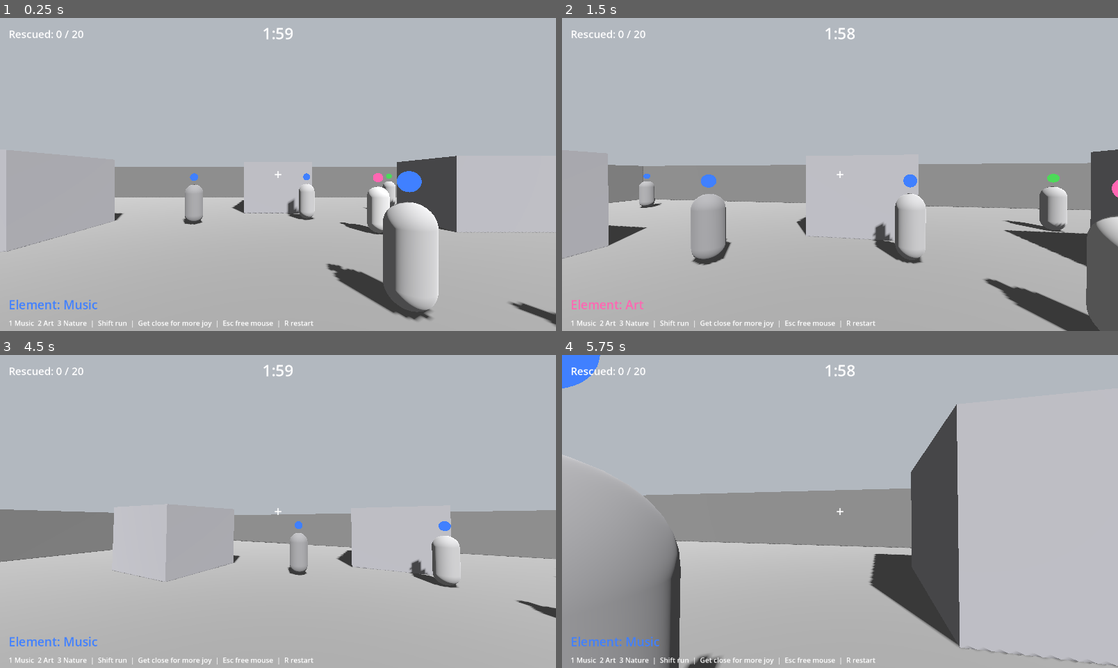
Above: before the commit, frames 1-4 (two rows, left to right).
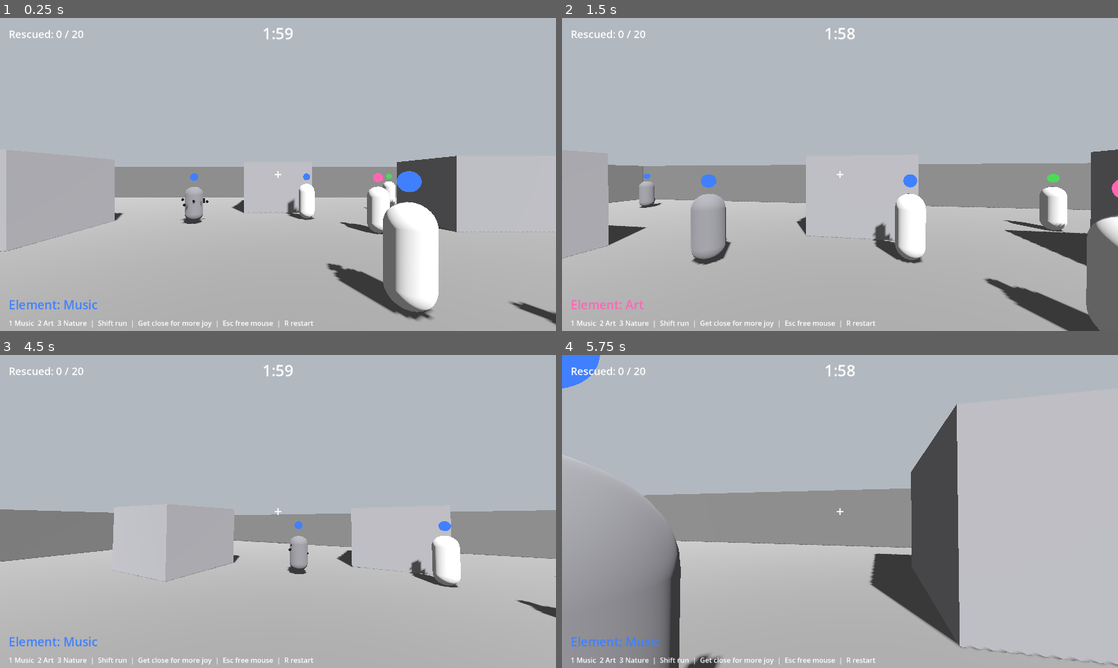
Above: after the commit, the same moments.

Repository: skarfacegc/PositiveFPS
Game: Godot game, scene res://main.tscn
Same seed, same stepped clock (60 frames per second), same inputs: the game is played once before the commit and once after it.
Inputs (mouse positions are in pixels of both pictures, inside the frame that each line leads up to):
- Up to frame 1 (0.25 s): no input
- Up to frame 2 (1.5 s): move the mouse to (867, 174) at 0.52 s; hold 1 (element_1) 0.53-1.28 s; hold W (move_forward) from 0.53 s (still down); click (867, 174) at 0.67 s; tap Space (jump) at 0.77 s; move the mouse to (812, 174) at 1.27 s; tap 2 (element_2) at 1.35 s
- Up to frame 3 (4.5 s): keep holding W (move_forward); tap Space (jump) at 1.52, 3.02, 3.77 s; move the mouse to (289, 505) at 2.02 s; hold 3 (element_3) 2.03-2.78 s; move the mouse to (272, 517) at 2.77 s; tap Mouse wheel down (element_next) at 2.85 s; click (272, 517) at 2.92 s; tap Enter at 3.5 s; move the mouse to (316, 514) at 3.52 s; hold Mouse wheel up (element_prev) 3.53-4.28 s; tap R (restart) at 4.25 s; move the mouse to (233, 508) at 4.27 s; click (233, 508) at 4.35 s
- Up to frame 4 (5.75 s): keep holding W (move_forward); tap Space (jump) at 4.52 s; move the mouse to (845, 511) at 5.02 s; hold Shift (run) from 5.03 s (still down); click (845, 511) at 5.17 s

The runs differ from the first frame. In frame 1, 3.2% of the frame differs, in the area x 0-100%, y 52-98%; in frame 2, 2.2%; in frame 3, 0.8%; in frame 4, 0.2%.

Commit message:
Round 3 gameplay: stepped gloom, painted ground, relapse warnings
- Rescues ~25% faster (JOY_PER_SHOT 37.5)
- Lower-tier floating numbers larger and outlined
- Three stepped grey levels with darken/lighten moments; only dark people spread, with dark wisps
- Painted ground tiles replace zone circles; paint spreads and fades
- Rescued people flicker, wobble and show "!" before relapsing; relapse burst and alert

Co-Authored-By: Claude Haiku 5.5 <noreply@anthropic.com>

Diff:
--- a/scripts/config.gd
+++ b/scripts/config.gd
@@ -10,7 +10,7 @@
 const ELEMENT_NAMES := ["Music", "Art", "Nature"]
 
 # Colours for each element, in the same order as the Element enum.
-# They are used for the person's floating marker, the beam, and the HUD text.
+# They are used for the person's floating marker, the beam, the HUD text and the painted ground.
 const ELEMENT_COLORS := [Color(0.25, 0.5, 1.0), Color(1.0, 0.4, 0.7), Color(0.3, 0.85, 0.35)]
 
 # Grey used for level geometry (the floor, walls and blocks use their own greys in main.gd).
@@ -22,11 +22,11 @@
 # How many people are spawned in the plaza. Rescuing all of them ends the round early.
 const PEOPLE_COUNT := 20
 
-# Joy needed for a person at full strength (a fully dark person needs more, see GLOOM_JOY_EXTRA).
+# Joy needed for a person at light grey (darker levels need more, see LEVEL_JOY_MULT).
 const JOY_MAX := 1000.0
 
 # Base joy added by one beam hit, before the element multiplier and distance falloff are applied.
-const JOY_PER_SHOT := 30.0
+const JOY_PER_SHOT := 37.5
 
 # How many beam shots the player can fire per second while holding the fire button.
 const SHOTS_PER_SECOND := 8.0
@@ -56,29 +56,40 @@
 const FALLOFF_FAR := 22.0    # Metres. Weakest strength at or beyond this.
 const FALLOFF_MIN := 0.25    # Strength at or beyond FALLOFF_FAR (25%).
 
-# Gloom: how grey a person is, from 0.0 (light grey) to 1.0 (nearly black).
-const GLOOM_START_MIN := 0.0          # Random starting gloom for each person, lowest...
-const GLOOM_START_MAX := 0.5          # ...and highest.
-const GLOOM_GROWTH := 0.006           # Gloom gained per second by an unrescued person, base rate.
+# Gloom: a hidden 0.0 (light) to 1.0 (nearly black) value. It is shown as three stepped levels.
+const GLOOM_START_MIN := 0.0            # Random starting gloom for each person, lowest...
+const GLOOM_START_MAX := 0.5            # ...and highest.
+const GLOOM_GROWTH := 0.006             # Gloom gained per second by an unrescued person, base rate.
 const GLOOM_GROWTH_PER_METER := 0.0008  # Extra gloom per second for each metre from the nearest colour zone.
-const ZONE_RADIUS := 6.0              # Each rescued person creates a colour zone of this radius (metres).
-const ZONE_HEAL := 0.02               # Gloom lost per second by unrescued people inside a colour zone.
-const SPREAD_THRESHOLD := 0.5         # People darker than this spread darkness to those nearby.
-const SPREAD_RADIUS := 6.0            # How far darkness spreads (metres).
-const SPREAD_GLOOM_RATE := 0.03       # Gloom per second given to nearby unrescued people (scaled by darkness).
-const SPREAD_DRAIN_RATE := 60.0       # Joy per second drained from nearby rescued people (scaled by darkness).
-const GLOOM_JOY_EXTRA := 1.0          # Joy needed = JOY_MAX * (1 + gloom * this). Fully dark needs double.
+const ZONE_RADIUS := 6.0                # Each rescued person creates a colour zone of this radius (metres).
+const ZONE_HEAL := 0.02                 # Gloom lost per second by unrescued people inside a colour zone.
+const SPREAD_RADIUS := 6.0              # How far darkness spreads from a dark person (metres).
+const SPREAD_GLOOM_RATE := 0.03         # Gloom per second given to nearby unrescued people by a dark person.
+const SPREAD_DRAIN_RATE := 60.0         # Joy per second drained from nearby rescued people by a dark person.
+
+# The three visible grey levels. Gloom below the first step is light, below the second is grey, else dark.
+const GLOOM_LEVEL_STEPS := [0.34, 0.67]
+# Body colour for each level (0 light, 1 grey, 2 dark).
+const LEVEL_COLORS := [Color(0.82, 0.82, 0.82), Color(0.5, 0.5, 0.52), Color(0.16, 0.16, 0.18)]
+# Joy needed at each level, as a multiple of JOY_MAX. Darker people need more joy.
+const LEVEL_JOY_MULT := [1.0, 1.5, 2.0]
+# Only people at this level or darker spread darkness (2 = only dark people).
+const SPREAD_LEVEL := 2
 
 # Joy fading: partly-helped people drain back toward grey if nobody keeps hitting them.
-const JOY_FADE_DELAY := 1.5           # Seconds without a hit before an unrescued person's joy starts to fade.
-const JOY_FADE_RATE := 120.0          # Joy lost per second while fading.
+const JOY_FADE_DELAY := 1.5             # Seconds without a hit before an unrescued person's joy starts to fade.
+const JOY_FADE_RATE := 120.0            # Joy lost per second while fading.
 
 # Relapse: a rescued person whose joy falls below this fraction of their joy needed turns grey again.
 const RELAPSE_FRACTION := 0.5
+# Warning: below this fraction a rescued person starts flickering and shows "!" (before they relapse).
+const WARN_FRACTION := 0.85
 
-# The colours people fade between as their gloom changes.
-const LIGHT_GREY := Color(0.78, 0.78, 0.78)
-const DARK_GREY := Color(0.18, 0.18, 0.2)
+# Painted ground: tiles around rescued people take on their element colour.
+const GROUND_GREY := Color(0.5, 0.5, 0.5)  # Unpainted ground colour.
+const GROUND_PAINT_STRENGTH := 0.75        # How strongly the paint colour shows right next to a rescued person (0-1).
+const GROUND_PAINT_SPEED := 0.15           # How fast each tile moves toward its target colour per update (0-1).
+const GROUND_UPDATE_INTERVAL := 0.1        # Seconds between ground colour updates.
 
 # Show the Borderlands-style floating joy numbers when a beam hits someone.
 const NUMBERS_ENABLED := true
@@ -110,6 +121,15 @@
 	return lerpf(1.0, FALLOFF_MIN, t)
 
 
+# Returns the visible grey level (0 light, 1 grey, 2 dark) for a hidden gloom value.
+static func gloom_level(g: float) -> int:
+	if g < GLOOM_LEVEL_STEPS[0]:
+		return 0
+	if g < GLOOM_LEVEL_STEPS[1]:
+		return 1
+	return 2
+
+
 # Returns the names of all buildings unlocked by `count` rescued people.
 static func buildings_for(count: int) -> Array:
 	var result: Array = []
--- a/scripts/main.gd
+++ b/scripts/main.gd
@@ -6,6 +6,9 @@
 
 # Seed for the random number generator, so people appear in the same places every run.
 const PEOPLE_SEED := 42
+
+# The floor is this many tiles along each side (one metre per tile).
+const TILE_COUNT := 40
 
 # Centres of the six building blocks. Each one is 4 x 3 x 4 in size.
 const BLOCK_POSITIONS := [
@@ -26,12 +29,18 @@
 var time_left := Config.ROUND_SECONDS
 var rescued_count := 0
 var running := true
+# Painted ground: one tile per metre of floor, coloured through a MultiMesh.
+var ground_mm: MultiMesh
+var tile_centers: Array = []
+var tile_colors: Array = []
+var _paint_timer := 0.0
 
 
 func _ready() -> void:
 	_setup_input()
 	_setup_environment()
 	_build_level()
+	_build_ground()
 
 	player = PlayerScript.new()
 	player.position = Vector3(0, 1, 0)
@@ -56,6 +65,10 @@
 	_update_gloom(delta)
 	for p in people:
 		p.tick(delta)
+	_paint_timer += delta
+	if _paint_timer >= Config.GROUND_UPDATE_INTERVAL:
+		_paint_timer = 0.0
+		_update_ground()
 	if time_left <= 0.0:
 		time_left = 0.0
 		_end_round("Time's up!")
@@ -67,7 +80,7 @@
 
 
 # Gloom: unrescued people darken over time (faster far from colour zones), heal inside a zone,
-# and very dark people spread darkness to neighbours (and drain joy from rescued ones).
+# and dark people spread darkness to neighbours (and drain joy from rescued ones).
 func _update_gloom(delta: float) -> void:
 	var zones: Array = []
 	for p in people:
@@ -86,20 +99,73 @@
 			p.gloom += (Config.GLOOM_GROWTH + Config.GLOOM_GROWTH_PER_METER * nearest) * delta
 		p.gloom = clampf(p.gloom, 0.0, 1.0)
 
-	var threshold := Config.SPREAD_THRESHOLD
-	for p in people:
-		if p.is_rescued or p.gloom <= threshold:
+	for p in people:
+		if p.is_rescued or Config.gloom_level(p.gloom) < Config.SPREAD_LEVEL:
 			continue
-		var strength: float = (p.gloom - threshold) / (1.0 - threshold)
 		for q in people:
 			if q == p:
 				continue
 			if _flat_dist(p.global_position, q.global_position) > Config.SPREAD_RADIUS:
 				continue
 			if q.is_rescued:
-				q.drain_joy(Config.SPREAD_DRAIN_RATE * strength * delta)
+				q.drain_joy(Config.SPREAD_DRAIN_RATE * delta)
 			else:
-				q.gloom = clampf(q.gloom + Config.SPREAD_GLOOM_RATE * strength * delta, 0.0, 1.0)
+				q.gloom = clampf(q.gloom + Config.SPREAD_GLOOM_RATE * delta, 0.0, 1.0)
+
+
+# Builds the painted ground: a grid of flat tiles just above the floor, coloured per instance.
+func _build_ground() -> void:
+	ground_mm = MultiMesh.new()
+	ground_mm.transform_format = MultiMesh.TRANSFORM_3D
+	ground_mm.use_colors = true
+	ground_mm.instance_count = TILE_COUNT * TILE_COUNT
+	var plane := PlaneMesh.new()
+	plane.size = Vector2(1, 1)
+	ground_mm.mesh = plane
+
+	var i := 0
+	for ix in range(TILE_COUNT):
+		for iz in range(TILE_COUNT):
+			var c := Vector3(-19.5 + ix, 0.01, -19.5 + iz)
+			tile_centers.append(c)
+			tile_colors.append(Config.GROUND_GREY)
+			ground_mm.set_instance_transform(i, Transform3D(Basis(), c))
+			ground_mm.set_instance_color(i, Config.GROUND_GREY)
+			i += 1
+
+	var mat := StandardMaterial3D.new()
+	mat.vertex_color_use_as_albedo = true
+	var mmi := MultiMeshInstance3D.new()
+	mmi.multimesh = ground_mm
+	mmi.material_override = mat
+	add_child(mmi)
+
+
+# Moves each tile's colour toward its target: the nearest rescued person's element colour near them,
+# otherwise plain grey. Edges are soft, and paint fades back out when people relapse.
+func _update_ground() -> void:
+	var rescued_people: Array = []
+	for p in people:
+		if p.is_rescued:
+			rescued_people.append(p)
+
+	for i in range(tile_centers.size()):
+		var c: Vector3 = tile_centers[i]
+		var target: Color = Config.GROUND_GREY
+		var best_dist := INF
+		var best_person = null
+		for p in rescued_people:
+			var d := _flat_dist(c, p.global_position)
+			if d < best_dist:
+				best_dist = d
+				best_person = p
+		if best_person != null and best_dist <= Config.ZONE_RADIUS:
+			var k := Config.GROUND_PAINT_STRENGTH * (1.0 - smoothstep(Config.ZONE_RADIUS * 0.6, Config.ZONE_RADIUS, best_dist))
+			target = Config.GROUND_GREY.lerp(Config.ELEMENT_COLORS[best_person.affinity], k)
+		var current: Color = tile_colors[i]
+		var next := current.lerp(target, Config.GROUND_PAINT_SPEED)
+		tile_colors[i] = next
+		ground_mm.set_instance_color(i, next)
 
 
 # Registers the input actions in code, but only if they do not already exist.
@@ -259,6 +325,7 @@
 func _on_person_relapsed() -> void:
 	rescued_count -= 1
 	hud.set_rescued(rescued_count, Config.PEOPLE_COUNT)
+	hud.show_alert("Someone lost their joy!")
 
 
 func _end_round(title: String) -> void:
--- a/scripts/person.gd
+++ b/scripts/person.gd
@@ -6,15 +6,18 @@
 var affinity: int = 0
 var joy := 0.0
 var is_rescued := false
-# How grey this person is: 0.0 = light grey, 1.0 = nearly black. Main.gd changes this each frame.
+# Hidden darkness value, 0.0 (light) to 1.0 (nearly black). Main.gd changes this each frame.
 var gloom := 0.0
+# The visible grey level (0 light, 1 grey, 2 dark). When it changes, a short moment plays.
+var level := 0
 # Seconds since this person was last hit by a beam.
 var _since_hit := 99.0
+# Seconds left to show the sad face after a relapse.
+var _sad_timer := 0.0
 var body_mat: StandardMaterial3D
 var label: Label3D
 var body: MeshInstance3D
-var disc: MeshInstance3D
-var _disc_mat: StandardMaterial3D
+var wisp: CPUParticles3D
 
 
 func _ready() -> void:
@@ -50,7 +53,7 @@
 	marker.material_override = marker_mat
 	add_child(marker)
 
-	# Shows the joy percentage, and a smiley when rescued.
+	# Shows the joy percentage, a warning, or a smiley.
 	label = Label3D.new()
 	label.position = Vector3(0, 2.5, 0)
 	label.billboard = BaseMaterial3D.BILLBOARD_ENABLED
@@ -60,29 +63,36 @@
 	label.text = ""
 	add_child(label)
 
-	# A flat coloured disc on the ground: the colour zone (rescued) or the darkness spread (dark).
-	disc = MeshInstance3D.new()
-	var disc_mesh := CylinderMesh.new()
-	disc_mesh.top_radius = Config.ZONE_RADIUS
-	disc_mesh.bottom_radius = Config.ZONE_RADIUS
-	disc_mesh.height = 0.02
-	disc.mesh = disc_mesh
-	disc.position = Vector3(0, 0.02, 0)
-	_disc_mat = StandardMaterial3D.new()
-	_disc_mat.shading_mode = BaseMaterial3D.SHADING_MODE_UNSHADED
-	_disc_mat.transparency = BaseMaterial3D.TRANSPARENCY_ALPHA
-	_disc_mat.no_depth_test = false
-	_disc_mat.cull_mode = BaseMaterial3D.CULL_DISABLED
-	disc.material_override = _disc_mat
-	disc.visible = false
-	add_child(disc)
+	# Dark wisps drift up from dark people (only while the person is at the dark level).
+	wisp = CPUParticles3D.new()
+	wisp.position = Vector3(0, 1.0, 0)
+	wisp.amount = 12
+	wisp.lifetime = 1.5
+	wisp.direction = Vector3.UP
+	wisp.spread = 25.0
+	wisp.initial_velocity_min = 0.5
+	wisp.initial_velocity_max = 0.7
+	wisp.gravity = Vector3(0, 0.3, 0)
+	wisp.emission_shape = CPUParticles3D.EMISSION_SHAPE_SPHERE
+	wisp.emission_sphere_radius = 0.5
+	var wisp_mesh := SphereMesh.new()
+	wisp_mesh.radius = 0.08
+	wisp_mesh.height = 0.16
+	var wisp_mat := StandardMaterial3D.new()
+	wisp_mat.shading_mode = BaseMaterial3D.SHADING_MODE_UNSHADED
+	wisp_mat.transparency = BaseMaterial3D.TRANSPARENCY_ALPHA
+	wisp_mat.albedo_color = Color(0.1, 0.1, 0.12, 0.6)
+	wisp_mesh.material = wisp_mat
+	wisp.mesh = wisp_mesh
+	wisp.emitting = false
+	add_child(wisp)
 
 	_update_visuals()
 
 
-# The joy this person needs to be rescued. Darker people need more.
+# The joy this person needs to be rescued. Darker levels need more.
 func joy_needed() -> float:
-	return Config.JOY_MAX * (1.0 + gloom * Config.GLOOM_JOY_EXTRA)
+	return Config.JOY_MAX * Config.LEVEL_JOY_MULT[Config.gloom_level(gloom)]
 
 
 # Called by the player's beam when it hits this person. Works on rescued people too (top-up).
@@ -101,14 +111,18 @@
 		_update_visuals()
 
 
-# Called every frame by main.gd: handles joy fading and refreshes the visuals.
+# Called every frame by main.gd: handles joy fading, level changes and visuals.
 func tick(delta: float) -> void:
 	_since_hit += delta
+	if _sad_timer > 0.0:
+		_sad_timer -= delta
 	if not is_rescued:
 		if _since_hit > Config.JOY_FADE_DELAY:
 			joy = maxf(0.0, joy - Config.JOY_FADE_RATE * delta)
 		if joy >= joy_needed():
 			_rescue()
+		else:
+			_check_level()
 	_update_visuals()
 
 
@@ -126,6 +140,7 @@
 func _rescue() -> void:
 	is_rescued = true
 	gloom = 0.0
+	level = 0
 	joy = minf(joy, Config.JOY_MAX)
 	_update_visuals()
 
@@ -142,18 +157,62 @@
 func _relapse() -> void:
 	is_rescued = false
 	gloom = maxf(gloom, 0.6)
+	level = Config.gloom_level(gloom)
 	_since_hit = 0.0
+	_sad_timer = 1.5
 	_update_visuals()
-
-	# A small slump so the player notices.
+	_puff(Color(0.15, 0.15, 0.18), 30)
+	_slump(0.85, 0.3)
+	relapsed.emit()
+
+
+# Fires a moment when the visible grey level changes: darker is a slump and dark puff, lighter is a sparkle.
+func _check_level() -> void:
+	var new_level := Config.gloom_level(gloom)
+	if new_level == level:
+		return
+	if new_level > level:
+		_slump(0.8, 0.35)
+		_puff(Color(0.15, 0.15, 0.18), 20)
+	else:
+		_puff(Color(0.95, 0.95, 0.95), 10)
+	level = new_level
+
+
+# Squashes the body vertically and springs it back. `duration` is the total time.
+func _slump(scale_y: float, duration: float) -> void:
 	var t := create_tween()
-	t.tween_property(body, "scale:y", 0.85, 0.15)
-	t.tween_property(body, "scale:y", 1.0, 0.15)
-
-	relapsed.emit()
-
-
-# Sets the body colour, the label and the ground disc from the current state.
+	t.tween_property(body, "scale:y", scale_y, duration / 2.0)
+	t.tween_property(body, "scale:y", 1.0, duration / 2.0)
+
+
+# A one-off burst of small coloured particles from the body centre.
+func _puff(color: Color, count: int) -> void:
+	var p := CPUParticles3D.new()
+	p.one_shot = true
+	p.explosiveness = 0.9
+	p.amount = count
+	p.lifetime = 0.6
+	p.spread = 180.0
+	p.initial_velocity_min = 1.5
+	p.initial_velocity_max = 3.0
+	p.gravity = Vector3(0, -2, 0)
+	p.position = Vector3(0, 0.9, 0)
+	var m := SphereMesh.new()
+	m.radius = 0.06
+	m.height = 0.12
+	var mat := StandardMaterial3D.new()
+	mat.shading_mode = BaseMaterial3D.SHADING_MODE_UNSHADED
+	mat.albedo_color = color
+	m.material = mat
+	p.mesh = m
+	add_child(p)
+	p.emitting = true
+	var timer := get_tree().create_timer(1.2)
+	timer.timeout.connect(p.queue_free)
+
+
+# Sets the body colour, the label, the wobble and the wisps from the current state.
 func _update_visuals() -> void:
 	if body_mat == null:
 		return
@@ -162,23 +221,37 @@
 	var elem_col: Color = Config.ELEMENT_COLORS[affinity]
 
 	if is_rescued:
-		body_mat.albedo_color = elem_col.lightened(0.15)
-		if joy >= need * 0.85:
+		wisp.emitting = false
+		var warn_line := need * Config.WARN_FRACTION
+		if joy < warn_line:
+			# Losing joy: flicker faster the closer they are to relapsing, wobble, and show "!".
+			var relapse_line := need * Config.RELAPSE_FRACTION
+			var danger := clampf((warn_line - joy) / (warn_line - relapse_line), 0.0, 1.0)
+			var speed := lerpf(4.0, 14.0, danger)
+			var wave := sin(Time.get_ticks_msec() / 1000.0 * speed)
+			var pulse := 0.5 + 0.5 * wave
+			body_mat.albedo_color = elem_col.lerp(Config.LEVEL_COLORS[1], pulse)
+			body.rotation.y = wave * 0.15
+			label.text = "!"
+			label.modulate = Color(1, 0.6, 0.1)
+			label.font_size = 72
+		else:
+			body_mat.albedo_color = elem_col.lightened(0.15)
+			body.rotation.y = 0.0
 			label.text = ":)"
+			label.modulate = Color.WHITE
+			label.font_size = 48
+	else:
+		body_mat.albedo_color = Config.LEVEL_COLORS[level].lerp(elem_col, frac * 0.6)
+		body.rotation.y = 0.0
+		label.font_size = 48
+		if _sad_timer > 0.0:
+			label.text = ":("
+			label.modulate = Color(0.6, 0.6, 0.65)
 		else:
-			label.text = ":| " + str(int(frac * 100)) + "%"
-		_disc_mat.albedo_color = Color(elem_col.r, elem_col.g, elem_col.b, 0.25)
-		disc.visible = true
-	else:
-		var base := Config.LIGHT_GREY.lerp(Config.DARK_GREY, gloom)
-		body_mat.albedo_color = base.lerp(elem_col, frac * 0.6)
-		label.text = "" if joy <= 0.0 else str(int(frac * 100)) + "%"
-		if gloom > Config.SPREAD_THRESHOLD:
-			var strength := (gloom - Config.SPREAD_THRESHOLD) / (1.0 - Config.SPREAD_THRESHOLD)
-			_disc_mat.albedo_color = Color(0.1, 0.1, 0.12, 0.35 * strength)
-			disc.visible = true
-		else:
-			disc.visible = false
+			label.text = "" if joy <= 0.0 else str(int(frac * 100)) + "%"
+			label.modulate = Color.WHITE
+		wisp.emitting = level == 2
 
 
 # Spawns a floating joy number above the person. Bigger, brighter and bouncier for better matches.
@@ -215,12 +288,12 @@
 		t.tween_property(lbl, "modulate:a", 0.0, 0.3).set_delay(0.6)
 		t.tween_callback(lbl.queue_free).set_delay(0.9)
 	elif mult >= Config.STRONG_MULT:
-		# Strong element: medium size, plain element colour, dark outline.
+		# Strong element: large, full-strength element colour, heavy dark outline.
 		lbl.text = "+" + str(shown)
-		lbl.font_size = 70
-		lbl.modulate = Color(elem_col.r, elem_col.g, elem_col.b, 0.95)
-		lbl.outline_size = 8
-		lbl.outline_modulate = Color(0, 0, 0, 0.6)
+		lbl.font_size = 80
+		lbl.modulate = Color(elem_col.r, elem_col.g, elem_col.b, 1.0)
+		lbl.outline_size = 12
+		lbl.outline_modulate = Color(0, 0, 0, 0.85)
 		var t := lbl.create_tween()
 		t.set_parallel(true)
 		t.tween_property(lbl, "position:y", base_y + 0.4, 0.4).set_trans(Tween.TRANS_QUAD).set_ease(Tween.EASE_OUT)
@@ -228,11 +301,12 @@
 		t.tween_property(lbl, "modulate:a", 0.0, 0.3).set_delay(0.5)
 		t.tween_callback(lbl.queue_free).set_delay(0.8)
 	else:
-		# Weak element: small, grey, no outline, droops down with a slight sideways drift.
+		# Weak element: smaller but clearly readable, light grey with a dark outline, droops down with a slight drift.
 		lbl.text = "+" + str(shown)
-		lbl.font_size = 42
-		lbl.modulate = Color(0.7, 0.7, 0.7, 0.7)
-		lbl.outline_size = 0
+		lbl.font_size = 58
+		lbl.modulate = Color(0.88, 0.88, 0.88, 1.0)
+		lbl.outline_size = 8
+		lbl.outline_modulate = Color(0, 0, 0, 0.7)
 		var t := lbl.create_tween()
 		t.set_parallel(true)
 		t.tween_property(lbl, "position:y", base_y - 1.2, 0.7).set_trans(Tween.TRANS_QUAD).set_ease(Tween.EASE_IN)
